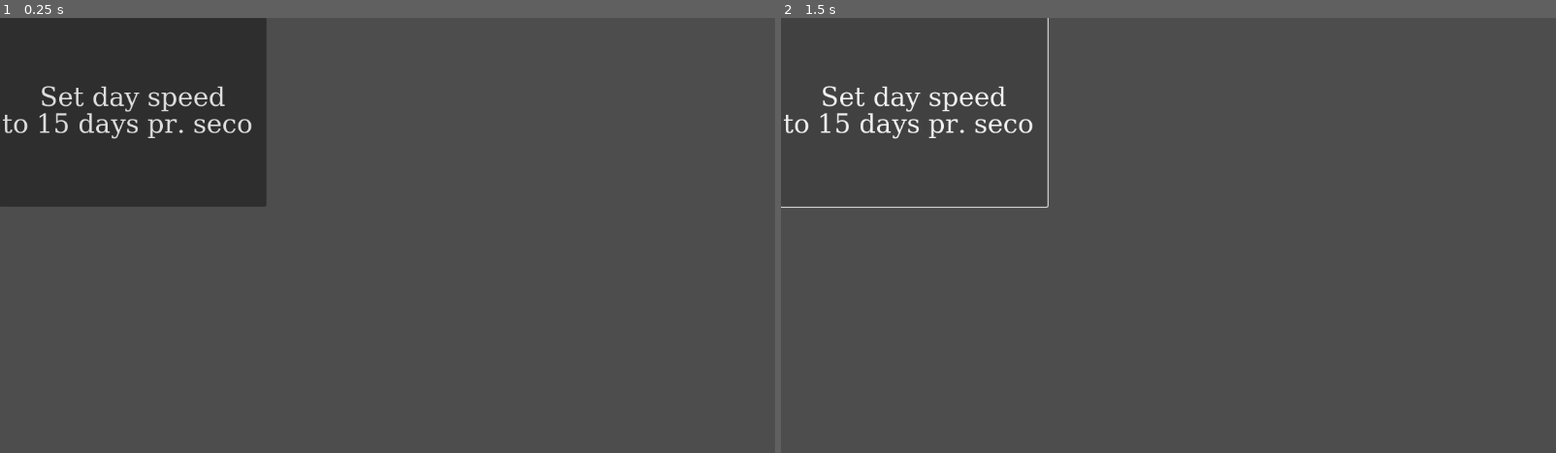
Above: before the commit, frames 1-2 (left to right).
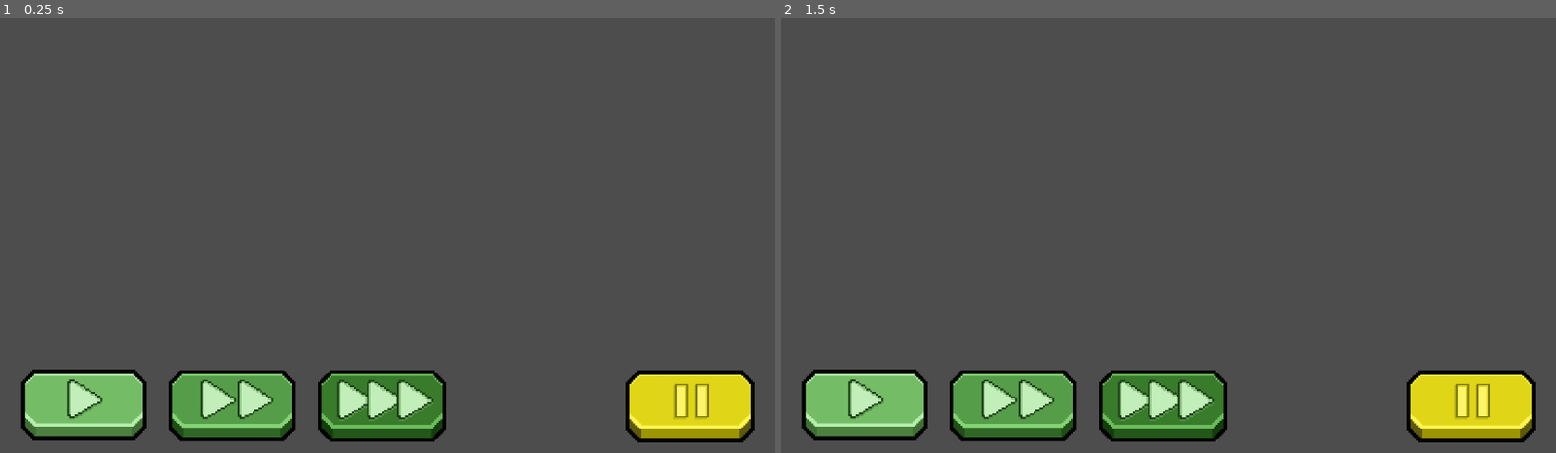
Above: after the commit, the same moments.

Repository: AmandaSeier/Cancer
Game: Godot game, scene res://scripts/Main_Scene.tscn
Same seed, same stepped clock (60 frames per second), same inputs: the game is played once before the commit and once after it.
Inputs (mouse positions are in pixels of both pictures, inside the frame that each line leads up to; where the layout moved, square brackets give the same spot in the first picture):
- Up to frame 1 (0.25 s): no input
- Up to frame 2 (1.5 s): click (912, 113) at 0.5 s, where only the run before the commit has a clickable "Set day speed to 15 days pr. …"; click (866, 405) [912, 113] at 1.25 s

The runs differ from the first frame. In frame 1, 25% of the frame differs, in the area x 0-98%, y 0-98%; in frame 2, 11%.

Commit message:
Knapper er nu tilføjet i Godot :J

Diff:
--- /dev/null
+++ b/Change_Button_Image.gd
@@ -0,0 +1,18 @@
+# from https://ask.godotengine.org/81711/how-to-get-
+# button-to-change-its-texture-every-time-it-pressed
+
+extends Node
+
+var _texture1 = load("res://number1.png")
+var _texture2 = load("res://number2.png")
+var _texture_toggle: int = 1
+
+func _on_TextureButton_pressed() -> void:
+	if _texture_toggle == 1:
+		$TextureButton.texture_pressed = _texture2
+		$TextureButton.texture_normal = _texture1
+		_texture_toggle = 2
+	else:
+		$TextureButton.texture_pressed = _texture1
+		$TextureButton.texture_normal = _texture2
+		_texture_toggle = 1
--- a/scripts/Main_Scene.tscn
+++ b/scripts/Main_Scene.tscn
@@ -1,6 +1,14 @@
-[gd_scene load_steps=3 format=3 uid="uid://8xwsqxt7cwlf"]
+[gd_scene load_steps=11 format=3 uid="uid://8xwsqxt7cwlf"]
 
 [ext_resource type="Script" path="res://scripts/UIHandler.gd" id="1_hbd8v"]
+[ext_resource type="Texture2D" uid="uid://bcyi7foyqhnyx" path="res://sprites/1x Button-1.png (1).png" id="2_j3b27"]
+[ext_resource type="Texture2D" uid="uid://bb4et5ummsgur" path="res://sprites/1x Button-2.png.png" id="3_8kphk"]
+[ext_resource type="Texture2D" uid="uid://c3hay011l7cla" path="res://sprites/5x Button-1.png.png" id="4_8878u"]
+[ext_resource type="Texture2D" uid="uid://drxo086euvgtg" path="res://sprites/5x Button-2.png.png" id="5_6fqro"]
+[ext_resource type="Texture2D" uid="uid://b2xr4ucimm6eu" path="res://sprites/10x Button-1.png.png" id="6_bthhl"]
+[ext_resource type="Texture2D" uid="uid://cle5rfi1a80mv" path="res://sprites/10x Button-2.png (1).png" id="7_y2o7k"]
+[ext_resource type="Texture2D" uid="uid://cmui5espswj1e" path="res://sprites/Pause Button-1.png.png" id="8_p0rg2"]
+[ext_resource type="Texture2D" uid="uid://cx60k18av66lt" path="res://sprites/Pause Button-2.png.png" id="9_1buq3"]
 
 [sub_resource type="FontFile" id="FontFile_shofe"]
 cache/0/16/0/ascent = 0.0
@@ -1646,6 +1654,7 @@
 script = ExtResource("1_hbd8v")
 
 [node name="SpeedUp15" type="Button" parent="UI Handler"]
+visible = false
 offset_left = -1.0
 offset_top = -1.0
 offset_right = 396.0
@@ -1657,4 +1666,54 @@
 to 15 days pr. second"
 clip_text = true
 
+[node name="1x button" type="TextureButton" parent="UI Handler"]
+texture_filter = 1
+offset_left = 1.0
+offset_top = 508.0
+offset_right = 248.0
+offset_bottom = 645.0
+size_flags_vertical = 10
+size_flags_stretch_ratio = 0.0
+texture_normal = ExtResource("2_j3b27")
+texture_pressed = ExtResource("3_8kphk")
+stretch_mode = 0
+
+[node name="5x button" type="TextureButton" parent="UI Handler"]
+texture_filter = 1
+offset_left = 220.0
+offset_top = 508.0
+offset_right = 470.0
+offset_bottom = 647.0
+size_flags_vertical = 10
+texture_normal = ExtResource("4_8878u")
+texture_pressed = ExtResource("5_6fqro")
+stretch_mode = 0
+
+[node name="10x button" type="TextureButton" parent="UI Handler"]
+texture_filter = 1
+offset_left = 442.0
+offset_top = 508.0
+offset_right = 694.0
+offset_bottom = 648.0
+size_flags_vertical = 10
+texture_normal = ExtResource("6_bthhl")
+texture_pressed = ExtResource("7_y2o7k")
+stretch_mode = 0
+
+[node name="Pause button" type="TextureButton" parent="UI Handler"]
+texture_filter = 1
+offset_left = 899.0
+offset_top = 508.0
+offset_right = 1153.0
+offset_bottom = 649.0
+texture_normal = ExtResource("8_p0rg2")
+texture_pressed = ExtResource("9_1buq3")
+stretch_mode = 0
+
+[node name="Node2D" type="Node2D" parent="."]
+
 [connection signal="pressed" from="UI Handler/SpeedUp15" to="UI Handler" method="ChangeDaySpeed" binds= [15.0]]
+[connection signal="pressed" from="UI Handler/1x button" to="UI Handler" method="ChangeDaySpeed" binds= [1.0]]
+[connection signal="pressed" from="UI Handler/5x button" to="UI Handler" method="ChangeDaySpeed" binds= [5.0]]
+[connection signal="pressed" from="UI Handler/10x button" to="UI Handler" method="ChangeDaySpeed" binds= [10.0]]
+[connection signal="pressed" from="UI Handler/Pause button" to="UI Handler" method="ChangeDaySpeed" binds= [0.0]]
--- a/scripts/StateMachine.gd
+++ b/scripts/StateMachine.gd
@@ -9,28 +9,28 @@
 
 # Called when the node enters the scene tree for the first time.
 func _ready():
-    # Start the day timer
-    _dayTimer = Timer.new()
-    _dayTimer.wait_time = 1
-    add_child(_dayTimer)
-    _dayTimer.start()
-    _dayTimer.timeout.connect(_IncementDayCounter)
+	# Start the day timer
+	_dayTimer = Timer.new()
+	_dayTimer.wait_time = 1
+	add_child(_dayTimer)
+	_dayTimer.start()
+	_dayTimer.timeout.connect(_IncementDayCounter)
 
 # Called every frame. 'delta' is the elapsed time since the previous frame.
 func _process(delta):
-    pass
+	pass
 
 
 func _IncementDayCounter():
-    _dayCount += 1
-    print(_dayCount)
-    OnNextDay.emit()
+	_dayCount += 1
+	print(_dayCount)
+	OnNextDay.emit()
 
 
 func ChangeDaySpeed(speed: float):
-    # This updates the timers speed immediatly
-    var timeRatio = _dayTimer.wait_time / (1 / speed)
-    _dayTimer.wait_time = _dayTimer.time_left / timeRatio  # This scales the remaining time by ratio
-    _dayTimer.stop()
-    _dayTimer.start()  # restart the timer with the new remaining time
-    _dayTimer.wait_time = 1 / speed  # set the timer to it's actual speed
+	# This updates the timers speed immediatly
+	var timeRatio = _dayTimer.wait_time / (1 / speed)
+	_dayTimer.wait_time = _dayTimer.time_left / timeRatio  # This scales the remaining time by ratio
+	_dayTimer.stop()
+	_dayTimer.start()  # restart the timer with the new remaining time
+	_dayTimer.wait_time = 1 / speed  # set the timer to it's actual speed
Binary file added: sprites/10x Button-1.png.png
Not shown, added: sprites/10x Button-1.png.png.import
Binary file added: sprites/10x Button-2.png (1).png
Not shown, added: sprites/10x Button-2.png (1).png.import
Binary file added: sprites/10x Button-2.png.png
Not shown, added: sprites/10x Button-2.png.png.import
Not shown, added: sprites/10x Button.png.import
Not shown, added: sprites/1x Button (4).png.import
Binary file added: sprites/1x Button-1.png (1).png
Not shown, added: sprites/1x Button-1.png (1).png.import
Binary file added: sprites/1x Button-2.png.png
Not shown, added: sprites/1x Button-2.png.png.import
(and 11 more such lines)
